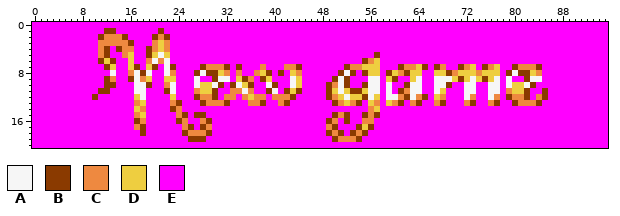
Edited in one commit: sprite sheet (latestBuild/image/mainmenu/NewGame.gif). The picture above was drawn from the file before the commit.
The file is 96x21 pixels.
Palette (. is transparent): A #f6f6f6  B #8a3a00  C #ee8940  D #eece40  E #ff00ff
Pixels before, first column x 0:
 0 EEEEEEEEEEEEEEEEEEEEEEEEEEEEEEEEEEEEEEEEEEEEEEEEEEEEEEEEEEEEEEEEEEEEEEEEEEEEEEEEEEEEEEEEEEEEEEEE
 1 EEEEEEEEEEEEBBEEEEEEEBEEEEEEEEEEEEEEEEEEEEEEEEEEEEEEEEEEEEEEEEEEEEEEEEEEEEEEEEEEEEEEEEEEEEEEEEEE
 2 EEEEEEEEEEEBCCCBEEEEBCBEEEEEEEEEEEEEEEEEEEEEEEEEEEEEEEEEEEEEEEEEEEEEEEEEEEEEEEEEEEEEEEEEEEEEEEEE
 3 EEEEEEEEEEECCCCCBEEECDCEEEEEEEEEEEEEEEEEEEEEEEEEEEEEEEEEEEEEEEEEEEEEEEEEEEEEEEEEEEEEEEEEEEEEEEEE
 4 EEEEEEEEEEECBEBCCEEBCDCEEEEEEEEEEEEEEEEEEEEEEEEEEEEEEEEEEEEEEEEEEEEEEEEEEEEEEEEEEEEEEEEEEEEEEEEE
 5 EEEEEEEEEEECBEECDEEBDADEEEEEEEEEEEEEEEEEEEEEEEEEEEEEEEEEEBEEEEEEEEEEEEEEEEEEEEEEEEEEEEEEEEEEEEEE
 6 EEEEEEEEEEEBDBEEDEECACAEEEEEEEEEEEEEEEEEEEEEEEEEEEEEEEEBCDEEEEEEEEEEEEEEEEEEEEEEEEEEEEEEEEEEEEEE
 7 EEEEEEEEEEEEBDEEDBEDBEABEEEEBCCCBEBEEECEEECCBEEEEEEEBCCDDDEEEBCCDBEBCEEBCDEBCDEEBCCCBEEEEEEEEEEE
 8 EEEEEEEEEEEEEAEECABAEEACEEEBABBDCECEECDBEBEDCEEEEEEBABEBDDEBDCBDDEEDDBCDDDCDDDEBABBDCEEEEEEEEEEE
 9 EEEEEEEEEEEEBCEEBACDEEDDEEEAEEBAAEDBCEBDEEEADEEEEEBABEEEAAEDBEEDAEEAAADBDADBDAEAEEBAAEEEEEEEEEEE
10 EEEEEEEEEEEEBBEEEAABEECAEEEADDABEBADBEEABEEADEEEEBCABEEBAAEAEEBAAEEAABEEAAEEAAEADDABEEEEEEEEEEEE
11 EEEEEEEEEEEBBEEEEAAEEEBAEEECDDBEECCACEEBAEBDBEEEEBDADBBDAAEAEBCAAEEADEEEAAEEAAECDDBEEBEEEEEEEEEE
12 EEEEEEEEEEBEEEEEEDAEEEEDEEEBCCBECCECDCCECCCBEEEEEBCDADDBADEAACBACBEDCEEEACEEACEBCCBECBEEEEEEEEEE
13 EEEEEEEEEEEEEEEEECDEEEECBEEEBCCCBEEECCBEECBEEEEEEEBCDCBEDCEDCBECBEECBEEECBEECBEEBCCCBEEEEEEEEEEE
14 EEEEEEEEEEEEEEEEEDCEEEEBCEEEEEEEEEEEEEEEEEEEEEEEEEEEEEEECDEEEEEEEEEEEEEEEEEEEEEEEEEEEEEEEEEEEEEE
15 EEEEEEEEEEEEEEEEECDEEEEECBEBBEEEEEEEEEEEEEEEEEEEEEBCBEEBCBEEEEEEEEEEEEEEEEEEEEEEEEEEEEEEEEEEEEEE
16 EEEEEEEEEEEEEEEEEBCEEEEEBCEECBEEEEEEEEEEEEEEEEEEEBCEBEECCEEEEEEEEEEEEEEEEEEEEEEEEEEEEEEEEEEEEEEE
17 EEEEEEEEEEEEEEEEECBEEEEEECBEBCEEEEEEEEEEEEEEEEEEECBEEEBDBEEEEEEEEEEEEEEEEEEEEEEEEEEEEEEEEEEEEEEE
18 EEEEEEEEEEEEEEEEEEBEEEEEEBCCCBEEEEEEEEEEEEEEEEEEEBCBEBCBEEEEEEEEEEEEEEEEEEEEEEEEEEEEEEEEEEEEEEEE
19 EEEEEEEEEEEEEEEEEEEEEEEEEEBBBEEEEEEEEEEEEEEEEEEEEEBCCCBEEEEEEEEEEEEEEEEEEEEEEEEEEEEEEEEEEEEEEEEE
20 EEEEEEEEEEEEEEEEEEEEEEEEEEEEEEEEEEEEEEEEEEEEEEEEEEEEEEEEEEEEEEEEEEEEEEEEEEEEEEEEEEEEEEEEEEEEEEEE
The result:
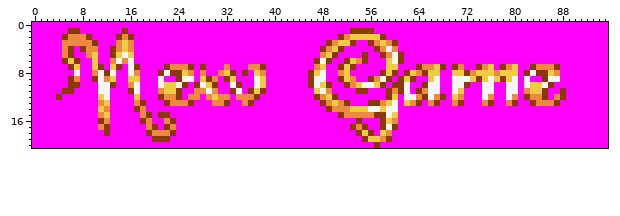
The exact change:
Changed rows in their new state; - is an unchanged pixel.
first column x 4:
 1 --BB----EE-B-----E-------------------------------BBBB--------------------------------
 2 -BCCCB-EEEBCB---EEE----------------------------BCDDDDDB------------------------------
 3 -CCCCCBEEE-DC---EEE--------------------------BCDDB--BCDCB----------------------------
 4 -CB-BCCEEBCD---EEEE-------------------------BCDB-----BCAC----------------------------
 5 -CB--CDEEBDA---EEEE-------------------------CDB----B-EBCAB---------------------------
 6 -BDB--DEECACA--EEEE------------------------BAB--BDC-EE-DAB---------------------------
 7 --BD--DBE-B-A--EE-BCCCB--EEEC-E-CCB---EEE--CD--BDBEEEE-DDEEEBCCDB-BCEEBCDEBCDEEBCCCB-
 8 ---A--CAB---ACEE-B-BBDCECEECDBEB-DCE-E-EE-BDA--CDE-EEEBDBE--CBD-EED-BCD--CDDDE-ABBDC-
 9 --BC--BACD--DDEE-AEEBAAEDBCEBDEEEADE---EE-BAA-EBDC--BCABEBDBE-D-EEAAADBDADBDA-AEEBAA-
10 --BB---AA---C-EE-ADDAB-BA-BE-ABEEADEE--EE-BAD-EE-CDA-DBEBBAEEBA-EEAABE-A-E--AE-DDAB--
11 -BB----AA---B-E--CDDB---CAC--BAEBDBEE-EEE--DACEEEE-BEE-BC-AEBCA-E-ADEE-A-E-AAECDD---B
12 B-----EDA-----E--BCCB-CCE-DC-EC-CBE-EEEE---BCDBEEEEEEE-BDEA---ACB-DCEE-ACE-A-E-C---CB
13 -------CD-----B---B-CCB-EE-----CBEE--EE-----BCD-BEE-BBC-AED---CBE-CBEE-CBE-C-EEBCCCB-
14 -------DC----B-----EE------------------------BCCCDDDAADAA----------------------------
15 -------CD----ECB-BB-EE-EE---------------------EBCCCC--BAD----------------------------
16 -------BC----EBC--CBEE--EE-------------------EE-E-BEE-BDC----------------------------
17 -------CB----EECB-BC-EE-EE-------------------EE--BCBE-BAB----------------------------
18 --------B-----EBCCCB-EEEEE-------------------EEE-EBDB-DC-----------------------------
19 ----------------BBB---EEE---------------------EEEEEBDDCB-----------------------------
20 -----------------------------------------------------B-------------------------------
Where, in picture pixels (left, top, right, bottom), the same in both pictures:
changed: (56, 28, 566, 148)
